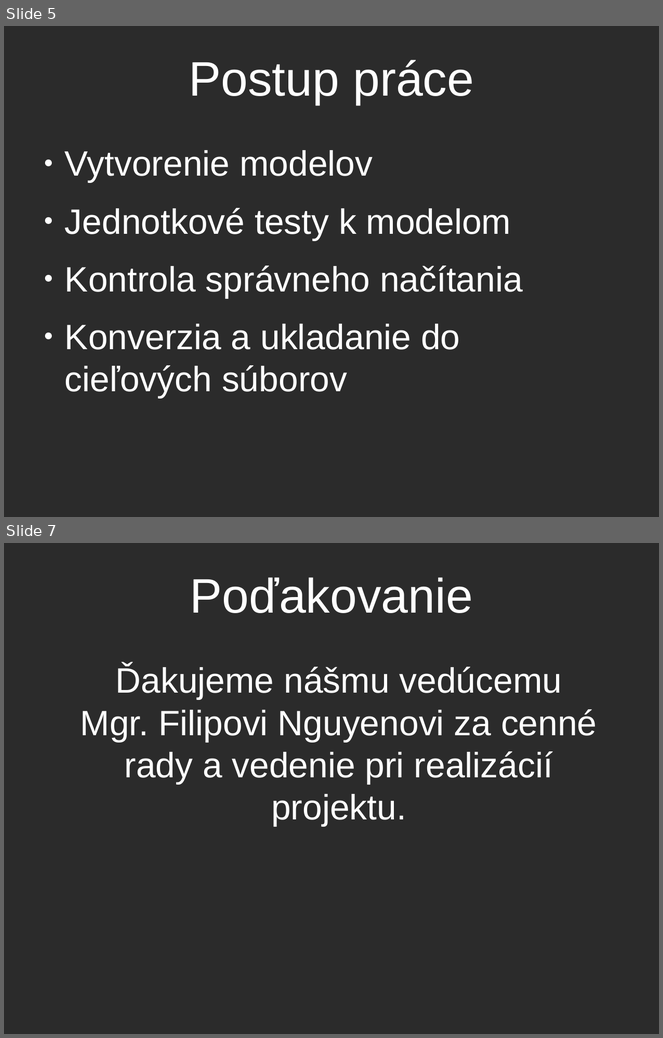
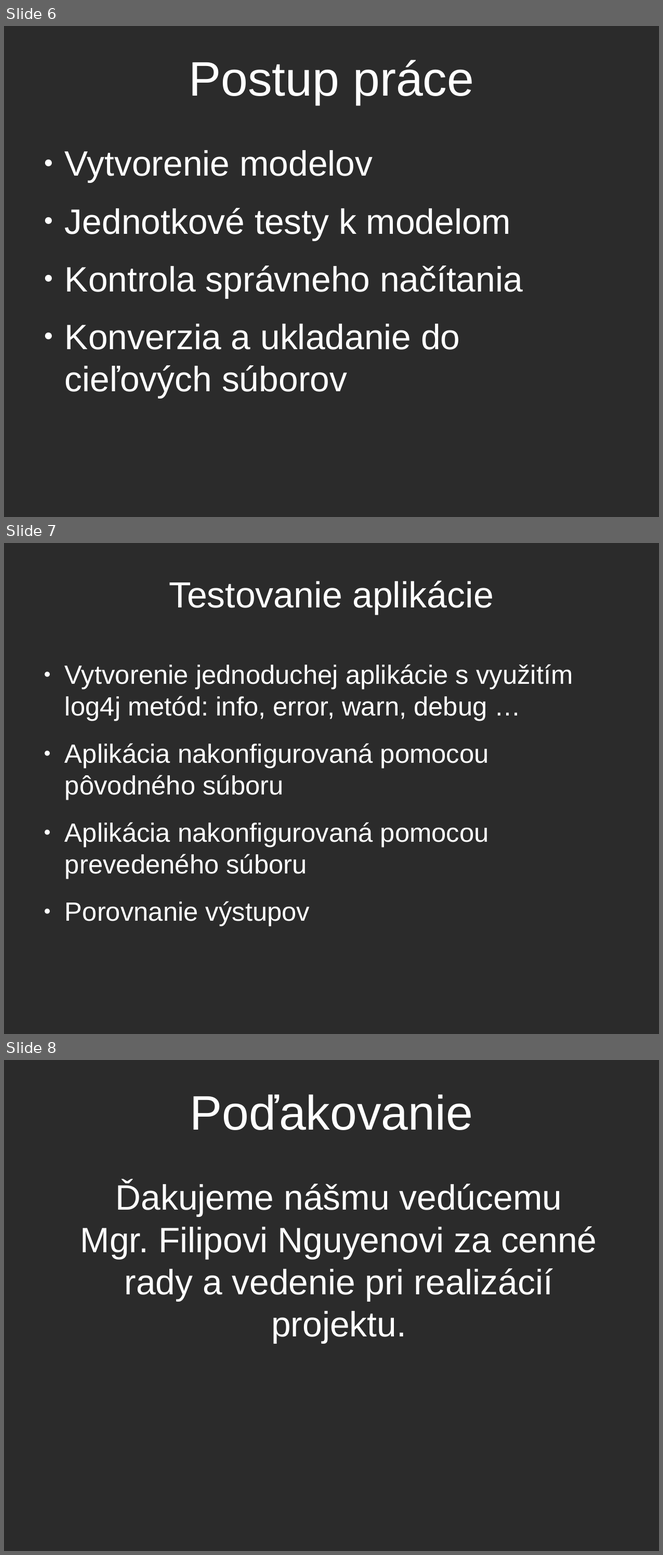
Before and after one commit to balent/Log4j-Convert-Configuration, a slide deck: prezentacia/log4j.odp. Shown one above the other, each under a label of ours: slides 5 and 7 before the commit, slides 6, 7 and 8 after it; the slides between them are not shown. The pictures are 663x1038 and 663x1555 pixels, drawn with LibreOffice and Linux fonts; fonts in the diff are those of the drawing; background and template pictures are left out; a plain dark background stands for a picture behind light text. Boxes give left, top, right and bottom in pixels: in the first picture for what was removed or moved away, otherwise in the second. Text is boxed around its words. In the diff, an @@ line names an element or a change of style, - is before the commit and + after.

Commit message:
#3 presentation update

```diff
--- a/prezentacia/log4j.odp
+++ b/prezentacia/log4j.odp
@@ slide 7 added at (4, 543, 659, 1034), background picture (left out) @@
@@ title added at (169, 580, 494, 614), 44 pt, text #FFFFFF @@
+Testovanie aplikácie
@@ text added at (65, 664, 573, 927), 32 pt, text #FFFFFF @@
+● Vytvorenie jednoduchej aplikácie s využitím log4j metód: info, error, warn, debug …
+● Aplikácia nakonfigurovaná pomocou pôvodného súboru
+● Aplikácia nakonfigurovaná pomocou prevedeného súboru
+● Porovnanie výstupov
@@ what was slide 5 is now slide 6 @@
@@ what was slide 7 is now slide 8 @@
```
Also in this commit, not shown: 1 other file.
